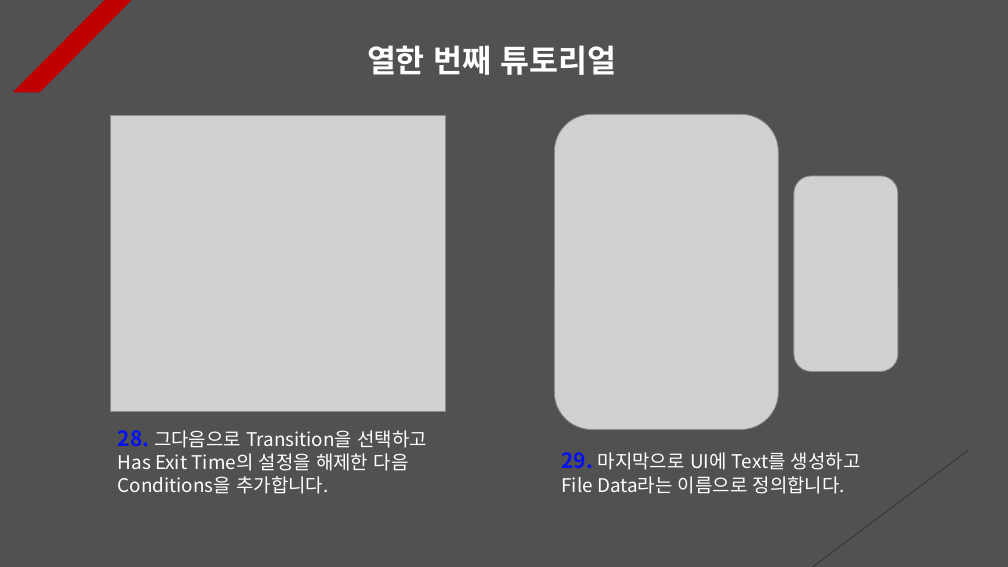
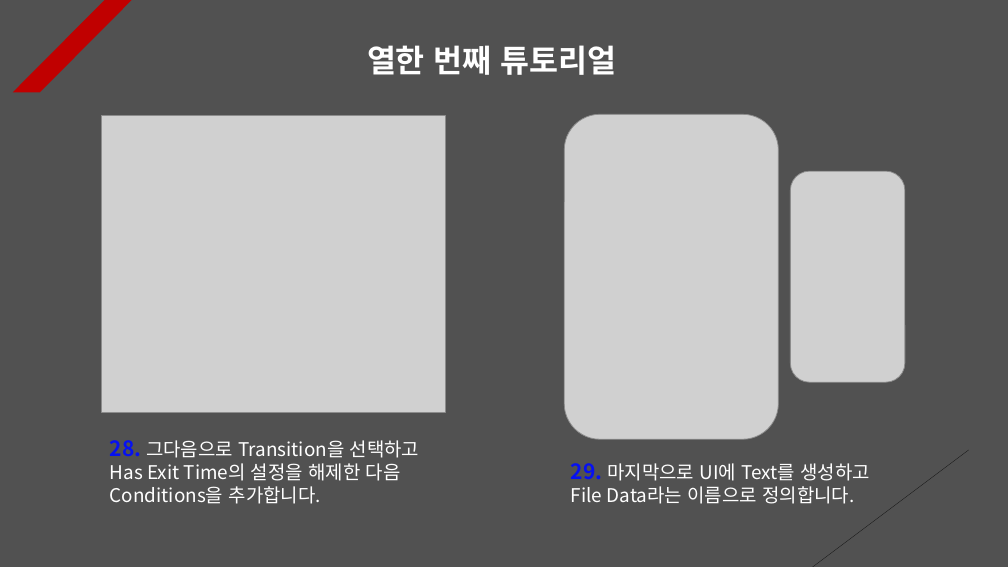
Before and after one commit to Unity2033/3D-UnityEngine, a slide deck: slide 11 of Assets/Class/Animation Clip/PPT Data/Animation Clip Example.pptx. Drawn at 1008x567 pixels with LibreOffice and Linux fonts; fonts in the diff are those of the drawing; grey boxes stand for pictures. Boxes give left, top, right and bottom in pixels: in the first picture for what was removed or moved away, otherwise in the second. Text is boxed around its words. In the diff, an @@ line names an element or a change of style, - is before the commit and + after.

```diff
--- a/Assets/Class/Animation Clip/PPT Data/Animation Clip Example.pptx
+++ b/Assets/Class/Animation Clip/PPT Data/Animation Clip Example.pptx
@@ picture resized from (x1=110, y1=115, x2=445, y2=411) to (x1=102, y1=115, x2=445, y2=412) @@
@@ picture resized from (x1=554, y1=114, x2=778, y2=430) to (x1=564, y1=114, x2=778, y2=439) @@
@@ picture resized from (x1=794, y1=176, x2=898, y2=372) to (x1=790, y1=171, x2=904, y2=382) @@
@@ text "28. 그다음으로 Transition을 선택하고 Has ..." moved from (x1=118, y1=430, x2=428, y2=494) to (x1=110, y1=440, x2=420, y2=504) @@
@@ text "29. 마지막으로 UI에 Text를 생성하고 ..." moved from (x1=561, y1=452, x2=861, y2=494) to (x1=571, y1=463, x2=870, y2=504) @@
```
Also in this commit, not shown: 6 other slides changed, 35 other files.
